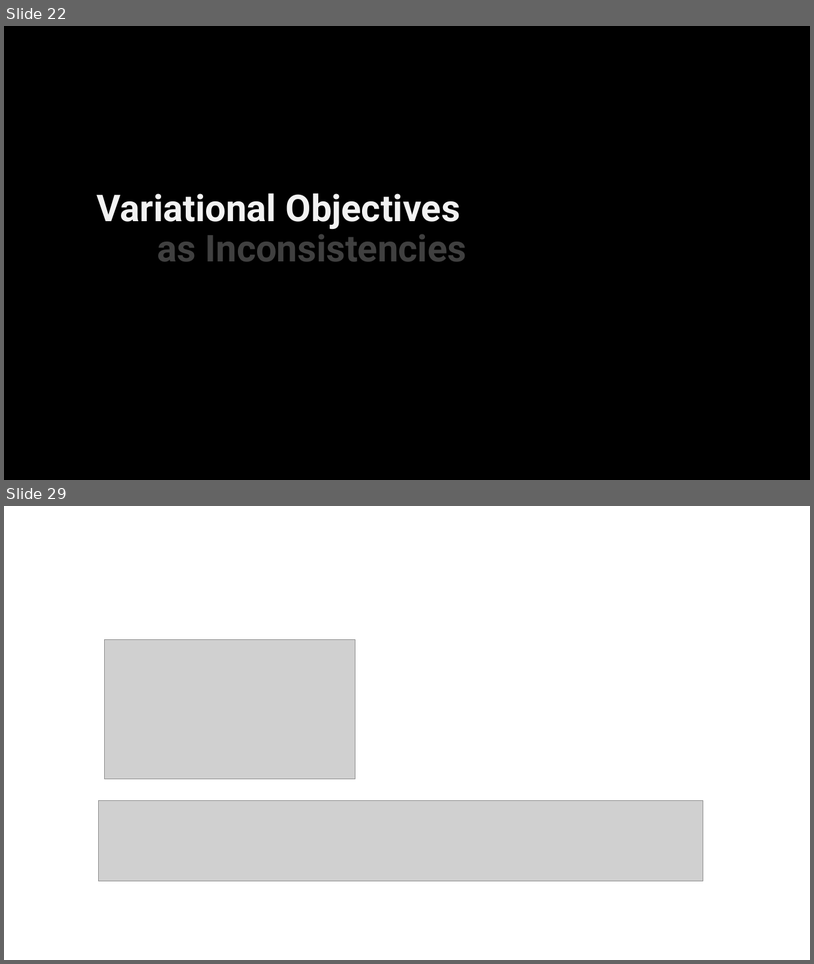
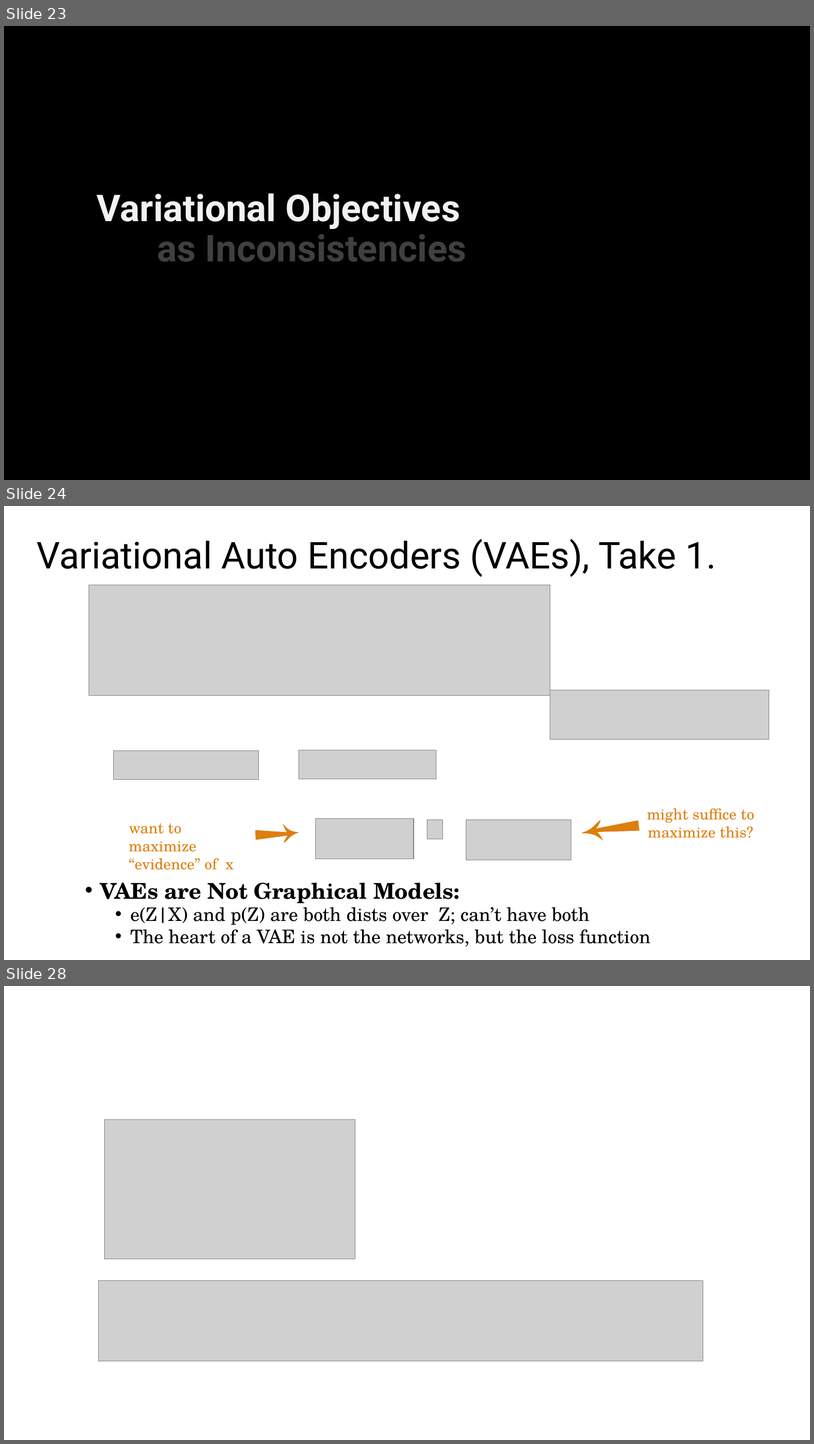
Before and after one commit to orichardson/pdg-expts, a slide deck: present/AISTATS-2022/one-true-loss.pptx. Shown one above the other, each under a label of ours: slides 22 and 29 before the commit, slides 23, 24 and 28 after it; the slides between them are not shown. The pictures are 814x964 and 814x1444 pixels, drawn with LibreOffice and Linux fonts; fonts in the diff are those of the drawing; grey boxes stand for pictures. Boxes give left, top, right and bottom in pixels: in the first picture for what was removed or moved away, otherwise in the second. Text is boxed around its words. In the diff, an @@ line names an element or a change of style, - is before the commit and + after.

```diff
--- a/present/AISTATS-2022/one-true-loss.pptx
+++ b/present/AISTATS-2022/one-true-loss.pptx
@@ slide 24 added at [4,506,810,960], background #FFFFFF @@
@@ title added at [36,539,716,577], 44 pt, text #000000 @@
+Variational Auto Encoders (VAEs), Take 1.
@@ picture added at [89,585,550,696] @@
@@ picture added at [550,690,769,739] @@
@@ picture added at [113,750,259,779] @@
@@ picture added at [299,750,436,778] @@
@@ text added at [647,808,755,838], 18 pt, text #DD7E0E @@
+might suffice to maximize this?
@@ text added at [129,823,234,870], 18 pt, text #DD7E0E @@
+want to maximize
+“evidence” of x
@@ freeform shape added at [255,822,300,844], fill #DD7E0E @@
@@ picture added at [316,819,414,859] @@
@@ picture added at [428,819,443,839] @@
@@ picture added at [467,820,572,860] @@
@@ freeform shape added at [580,816,641,843], fill #DD7E0E @@
@@ text added at [100,882,651,946], 22.2 pt, text #000000 @@
+• VAEs are Not Graphical Models:
+  • e(Z|X) and p(Z) are both dists over Z; can’t have both
+  • The heart of a VAE is not the networks, but the loss function
@@ what was slide 22 is now slide 23 @@
@@ what was slide 29 is now slide 28 @@
```
Also in this commit, not shown: 11 slides changed, 6 other slides added, 8 slides removed, 1 other file.
